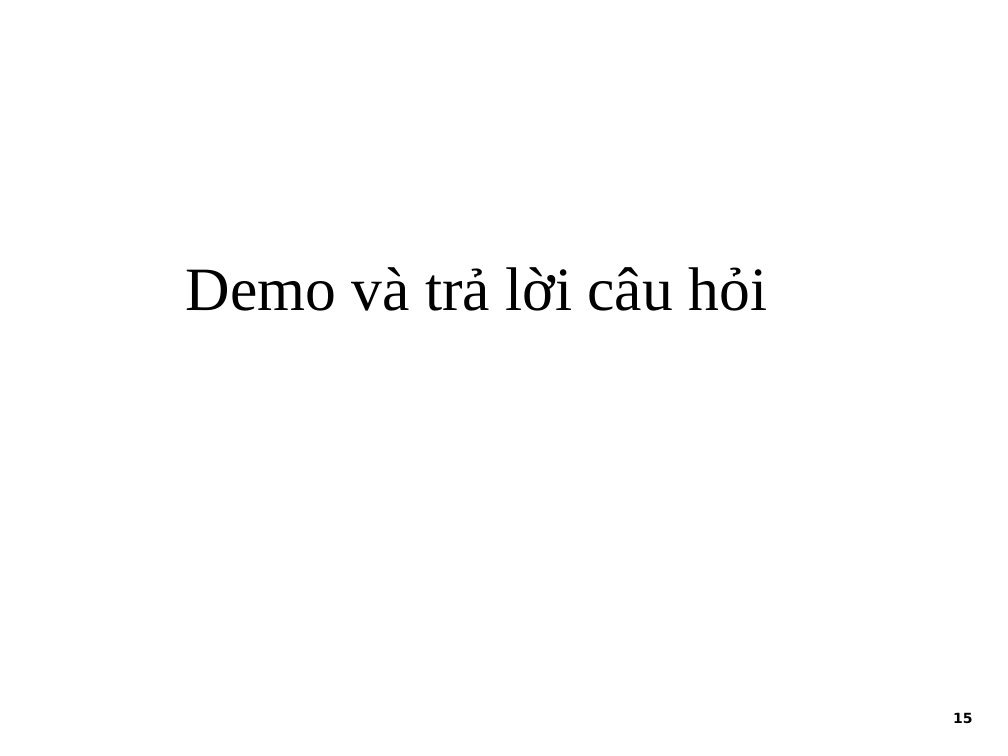
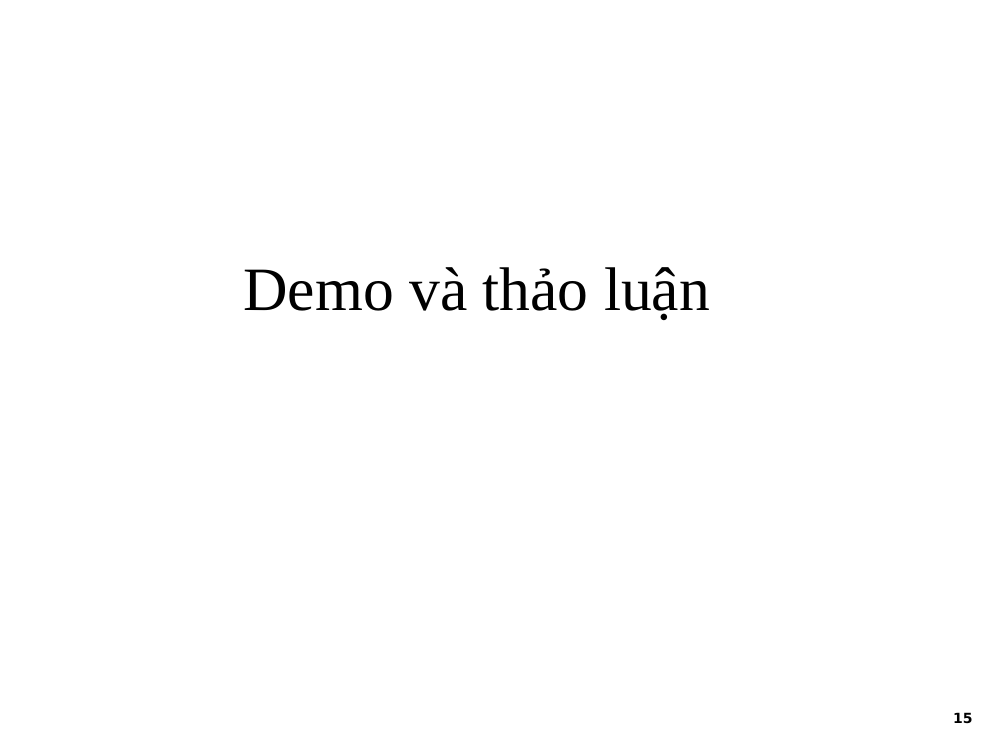
Before and after one commit to tiendv/detaitotnghiep, a slide deck: slide 16 of Report/Slide Baove/Final_slide.ppt. Drawn at 1008x756 pixels with LibreOffice and Linux fonts; fonts in the diff are those of the drawing; background and template pictures are left out. Boxes give left, top, right and bottom in pixels: in the first picture for what was removed or moved away, otherwise in the second. Text is boxed around its words. In the diff, an @@ line names an element or a change of style, - is before the commit and + after.

```diff
--- a/Report/Slide Baove/Final_slide.ppt
+++ b/Report/Slide Baove/Final_slide.ppt
@@ text at [243,267,710,320]: text changed @@
-Demo và trả lời câu hỏi
+Demo và thảo luận
```
Also in this commit, not shown: 3 other slides changed.
